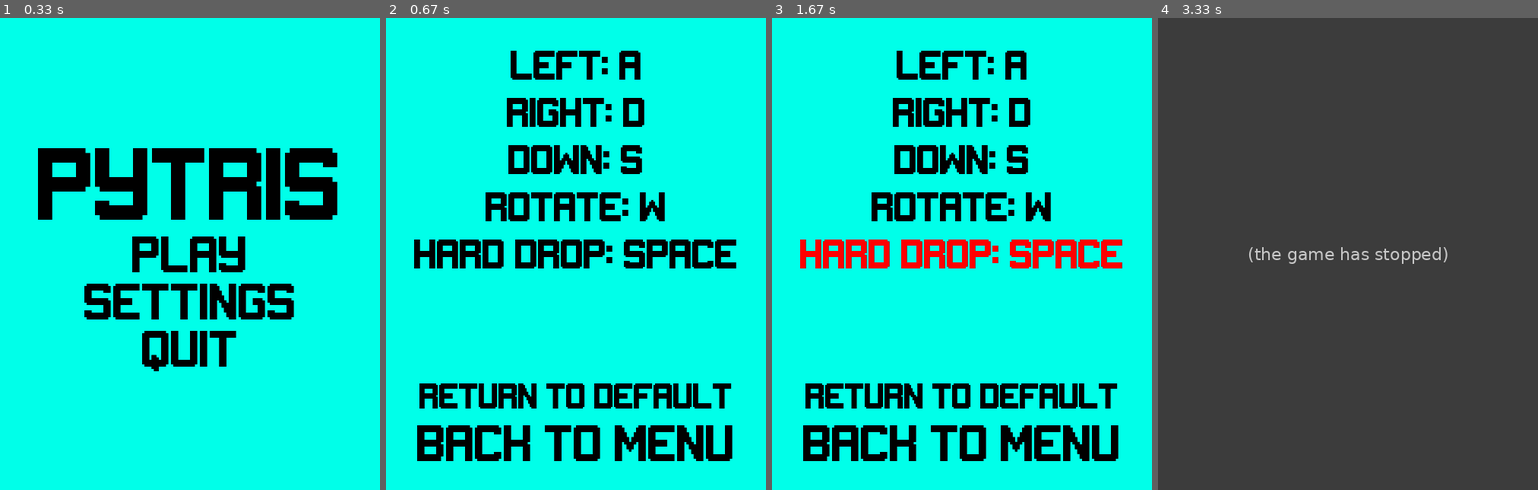
Above: before the commit, frames 1-4 (left to right).
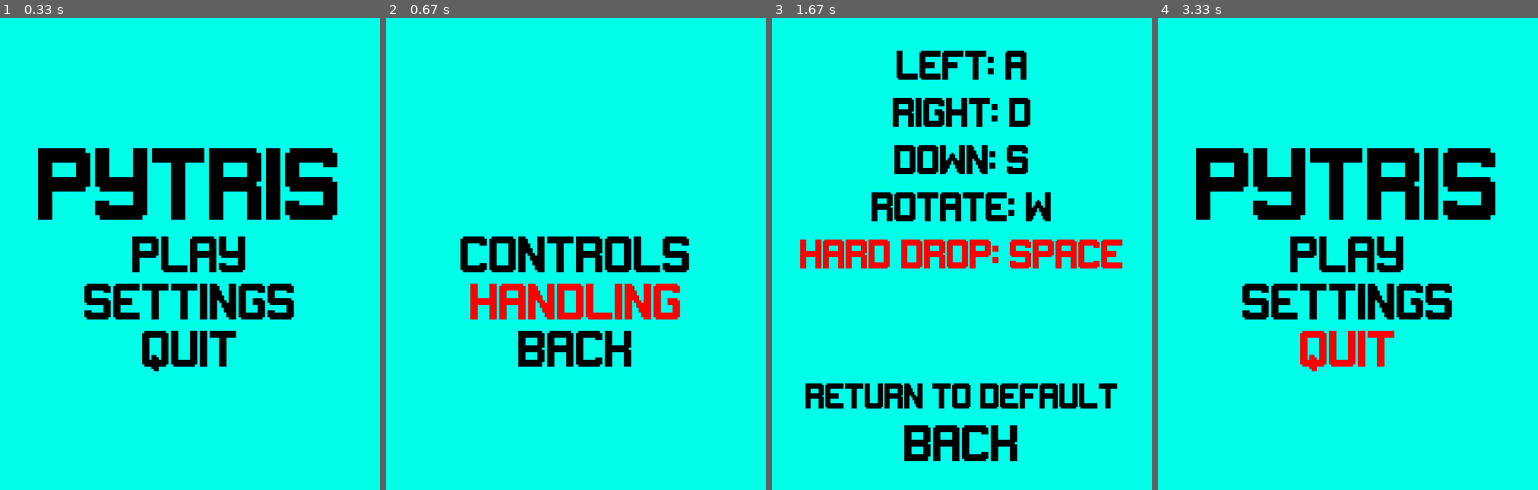
Above: after the commit, the same moments.

Repository: SohShiWei/scufftris
Game: pygame game, started from main.py
Two runs of this game, one before a commit and one after it. Both use one fixed random seed, a clock stepped at 60 frames per second and the inputs below.
Inputs (mouse positions are in pixels of both pictures, inside the frame that each line leads up to):
- Up to frame 1 (0.33 s): no input
- Up to frame 2 (0.67 s): click "SETTINGS" at 0.38 s
- Up to frame 3 (1.67 s): click (946, 277) at 0.88 s; click (1083, 239) at 1.22 s; tap Space at 1.5 s
- Up to frame 4 (3.33 s): click (1488, 419) at 1.88 s; click (1348, 442) at 2.22 s, where only the run after the commit has a clickable "BACK"; click (1348, 348) at 3.22 s, where only the run after the commit has a clickable "BACK"

Frame 1 is identical in both runs. In frame 2, 19% of the frame differs, in the area x 7-93%, y 6-94%; in frame 3, 3.9%; in frame 4, 100%, in the area x 0-100%, y 0-100%.
Before the commit the program exited at 3.22 s; later frames show no game.

Commit message:
Add files via upload
Added a new menu page, this menu will provide access to other menus. Currently able to access control remap menu
will allow you to change speed 
will add button to change more settings

Diff:
--- a/menu.py
+++ b/menu.py
@@ -130,8 +130,45 @@
         return resume_rect, restart_rect, quit_rect, increase_speed_rect, decrease_speed_rect, increase_move_rect, decrease_move_rect, back_to_menu_rect
 
     def show_settings_menu(self, screen, controls, screen_width, screen_height):
+        pygame.display.set_caption("Settings Menu")
+
+        def draw_buttons():
+            # Define buttons for each control setting (Left, Right, Down, Rotate)
+
+            # Menu buttons
+            controls_button = Button(image=None, pos=(screen_width * 0.5, screen_height * 0.5), text_input="CONTROLS", font = pygame.font.Font(FONT_PATH, 50), base_color="black", hovering_color="red")
+            handling_button = Button(image=None, pos=(screen_width * 0.5, screen_height * 0.6), text_input="HANDLING", font = pygame.font.Font(FONT_PATH, 50), base_color="black", hovering_color="red")
+            back_button = Button(image=None, pos=(screen_width * 0.5, screen_height * 0.7), text_input="BACK", font = pygame.font.Font(FONT_PATH, 50), base_color="black", hovering_color="red")
+            return controls_button, handling_button, back_button
+
+        # Draw the initial buttons
+        controls_button, handling_button, back_button = draw_buttons()
+        while True:
+            screen.fill(Colors.CYAN)  # Background color for settings menu
+            mouse_pos = pygame.mouse.get_pos()
+
+            for button in [controls_button, handling_button, back_button]:
+                    button.changeColor(mouse_pos)
+                    button.update(screen)
+
+            for event in pygame.event.get():
+                if event.type ==  pygame.QUIT:
+                    pygame.quit()
+                    sys.exit()
+                if event.type == pygame.MOUSEBUTTONDOWN:
+                    if controls_button.checkForInput(mouse_pos):
+                        self.controls_menu(screen, controls, screen_width, screen_height)
+                    if handling_button.checkForInput(mouse_pos):
+                        self.handling_menu(screen)
+                        return game_over
+                    if back_button.checkForInput(mouse_pos):
+                        return
+
+            pygame.display.update()
+
+    def controls_menu(self, screen, controls, screen_width, screen_height):
         # Display caption for settings
-        pygame.display.set_caption("Settings Menu")
+        pygame.display.set_caption("Controls Menu")
 
         def draw_buttons():
             # Define buttons for each control setting (Left, Right, Down, Rotate)
@@ -147,7 +184,7 @@
                                 font=pygame.font.Font(FONT_PATH, 40), base_color="black", hovering_color="red")
             default_button = Button(image=None, pos=(screen_width * 0.5, screen_height * 0.8), text_input=f'RETURN TO DEFAULT',
                                 font=pygame.font.Font(FONT_PATH, 35), base_color="black", hovering_color="red")
-            back_button = Button(image=None, pos=(screen_width * 0.5, screen_height * 0.9), text_input='BACK TO MENU',
+            back_button = Button(image=None, pos=(screen_width * 0.5, screen_height * 0.9), text_input='BACK',
                                 font=pygame.font.Font(FONT_PATH, 50), base_color="black", hovering_color="red")
             return left_button, right_button, down_button, rotate_button, hard_button, default_button, back_button
 
@@ -217,3 +254,6 @@
                 if event.type == pygame.QUIT:
                     pygame.quit()
                     exit()
+
+    def handling_menu():
+        pass
